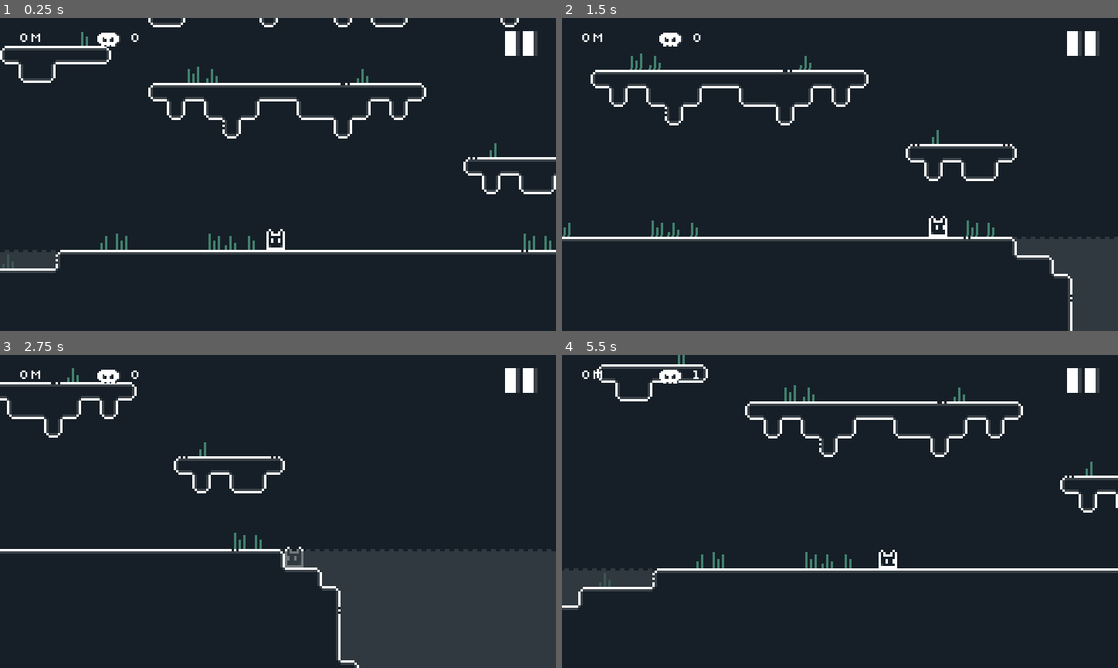
Above: before the commit, frames 1-4 (two rows, left to right).
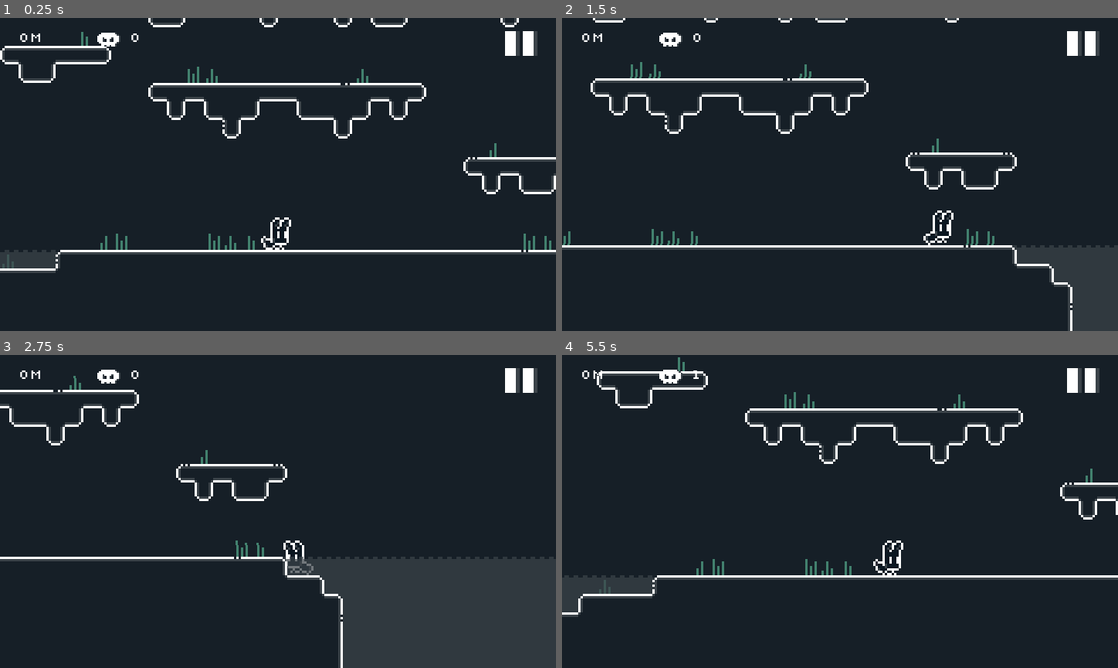
Above: after the commit, the same moments.

Repository: adityarahmanda/RabvantureGodot
Game: Godot game, scene res://Scenes/Game.tscn
Two runs of this game, one before a commit and one after it. Both use one fixed random seed, a clock stepped at 60 frames per second and the inputs below. Sound files missing from this copy of the repository are replaced by a short silence.
Inputs:
- Up to frame 1 (0.25 s): no input
- Up to frame 2 (1.5 s): hold Right (ui_right) from 0.53 s (still down); tap Space (ui_select) at 0.77 s
- Up to frame 3 (2.75 s): tap Space (ui_select) at 1.52 s; release Right (ui_right) at 2.03 s; hold Left (ui_left) from 2.03 s (still down)
- Up to frame 4 (5.5 s): release Left (ui_left) at 2.78 s; hold Right (ui_right) 2.78-4.28 s; tap Space (ui_select) at 3.02, 3.77, 4.52 s; hold Left (ui_left) 4.28-5.03 s; hold Right (ui_right) from 5.03 s (still down)

The runs differ from the first frame. In frame 1, 0.2% of the frame differs, in the area x 46-53%, y 63-75%; in frame 2, 8.7%; in frame 3, 6.7%; in frame 4, 8.8%, in the area x 0-100%, y 0-84%.

Commit message:
update rabbit visual

Diff:
--- a/Components/Entities/Player.tscn
+++ b/Components/Entities/Player.tscn
@@ -1,11 +1,11 @@
 [gd_scene load_steps=11 format=3 uid="uid://8dxu3a8poib7"]
 
 [ext_resource type="Script" path="res://Scripts/Player/PlayerEntity.gd" id="1_7g2fw"]
-[ext_resource type="Texture2D" uid="uid://dgcacn63rq4lc" path="res://Sprites/rabbit.png" id="2_7ahq6"]
+[ext_resource type="Texture2D" uid="uid://c7l726d4gavvb" path="res://Aseprite/rabbit.png" id="2_7j0o8"]
 [ext_resource type="Script" path="res://Scripts/Player/PlayerAnimation.gd" id="3_rpphb"]
 
 [sub_resource type="RectangleShape2D" id="RectangleShape2D_r0e1a"]
-size = Vector2(7.98661, 5.97756)
+size = Vector2(10, 10)
 
 [sub_resource type="Animation" id="Animation_mvh8r"]
 resource_name = "ChargeJumpingIdle"
@@ -21,12 +21,13 @@
 "times": PackedFloat32Array(0, 0.25),
 "transitions": PackedFloat32Array(1, 1),
 "update": 1,
-"values": [4, 5]
+"values": [1, 2]
 }
 
 [sub_resource type="Animation" id="Animation_cibaa"]
 resource_name = "ChargeJumpingWalk"
 length = 0.5
+loop_mode = 1
 step = 0.05
 tracks/0/type = "value"
 tracks/0/imported = false
@@ -38,7 +39,7 @@
 "times": PackedFloat32Array(0, 0.25),
 "transitions": PackedFloat32Array(1, 1),
 "update": 1,
-"values": [6, 7]
+"values": [1, 2]
 }
 
 [sub_resource type="Animation" id="Animation_7kmth"]
@@ -76,7 +77,7 @@
 
 [sub_resource type="Animation" id="Animation_6663p"]
 resource_name = "Walk"
-length = 0.5
+length = 0.4
 loop_mode = 1
 step = 0.05
 tracks/0/type = "value"
@@ -86,10 +87,10 @@
 tracks/0/interp = 1
 tracks/0/loop_wrap = true
 tracks/0/keys = {
-"times": PackedFloat32Array(0, 0.25),
-"transitions": PackedFloat32Array(1, 1),
+"times": PackedFloat32Array(0, 0.1, 0.2, 0.3),
+"transitions": PackedFloat32Array(1, 1, 1, 1),
 "update": 1,
-"values": [2, 3]
+"values": [3, 4, 5, 6]
 }
 
 [sub_resource type="AnimationLibrary" id="AnimationLibrary_ur0y1"]
@@ -109,14 +110,14 @@
 [node name="Sprite2D" type="Sprite2D" parent="."]
 texture_filter = 1
 position = Vector2(0, -1)
-texture = ExtResource("2_7ahq6")
+texture = ExtResource("2_7j0o8")
 offset = Vector2(0.5, 0)
 hframes = 4
 vframes = 2
 frame = 6
 
 [node name="CollisionShape2D" type="CollisionShape2D" parent="."]
-position = Vector2(0.0257881, 0.494241)
+position = Vector2(-8.9407e-08, 2)
 shape = SubResource("RectangleShape2D_r0e1a")
 
 [node name="AnimationPlayer" type="AnimationPlayer" parent="." node_paths=PackedStringArray("player")]
Binary file added: Aseprite/rabbit.png
Not shown, added: Aseprite/rabbit.png.import
